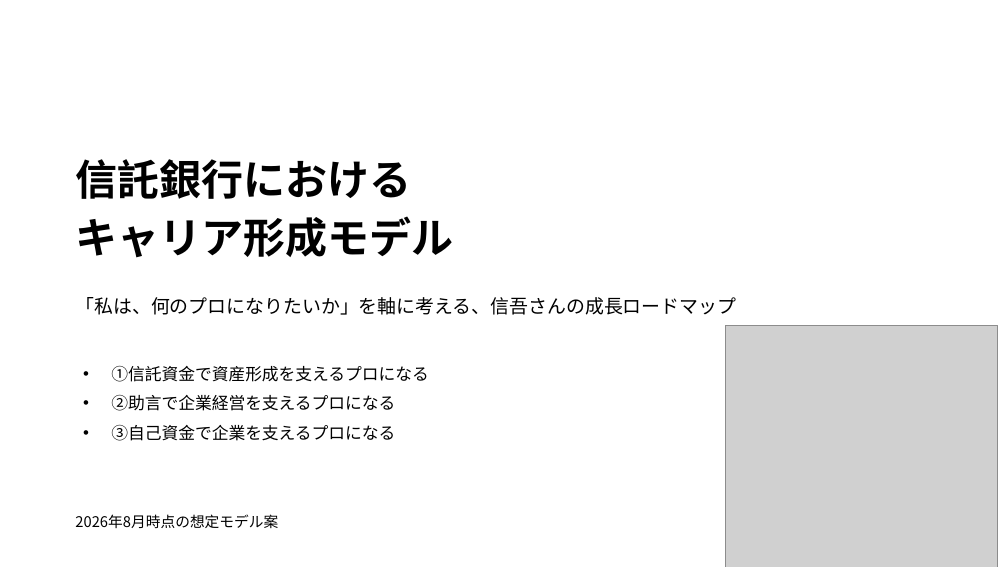
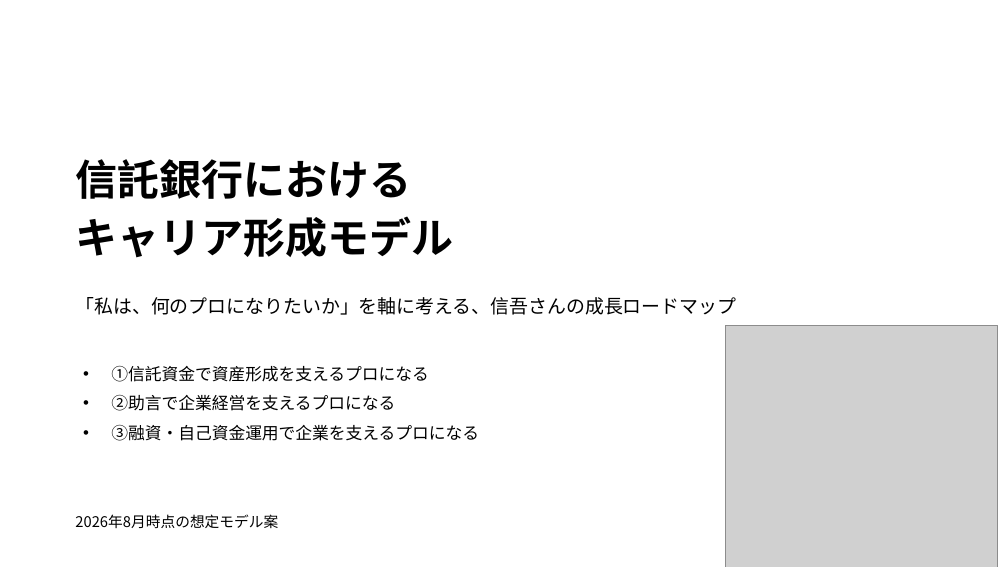
Before and after one commit to nasukazunori/NasuVault2, a slide deck: slide 1 of 信吾/銀行研究/添付ファイル/信託銀行キャリア形成モデル.pptx. Drawn at 1008x567 pixels with LibreOffice and Linux fonts; fonts in the diff are those of the drawing; grey boxes stand for pictures. Boxes give left, top, right and bottom in pixels: in the first picture for what was removed or moved away, otherwise in the second. Text is boxed around its words. In the diff, an @@ line names an element or a change of style, - is before the commit and + after.

```diff
--- a/信吾/銀行研究/添付ファイル/信託銀行キャリア形成モデル.pptx
+++ b/信吾/銀行研究/添付ファイル/信託銀行キャリア形成モデル.pptx
@@ text at (111, 425, 479, 441): text changed @@
-• ③自己資金で企業を支えるプロになる
+• ③融資・自己資金運用で企業を支えるプロになる
```
Also in this commit, not shown: 4 other slides changed, 1 other file.
